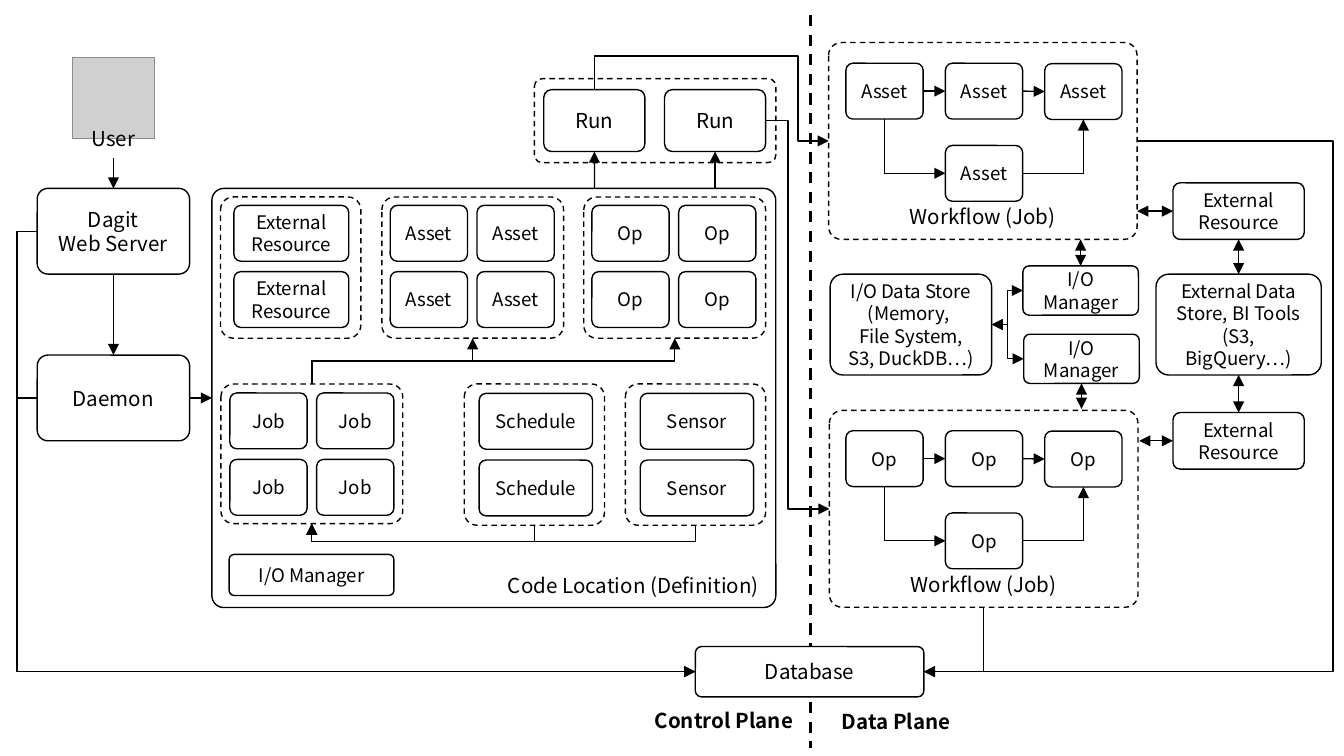
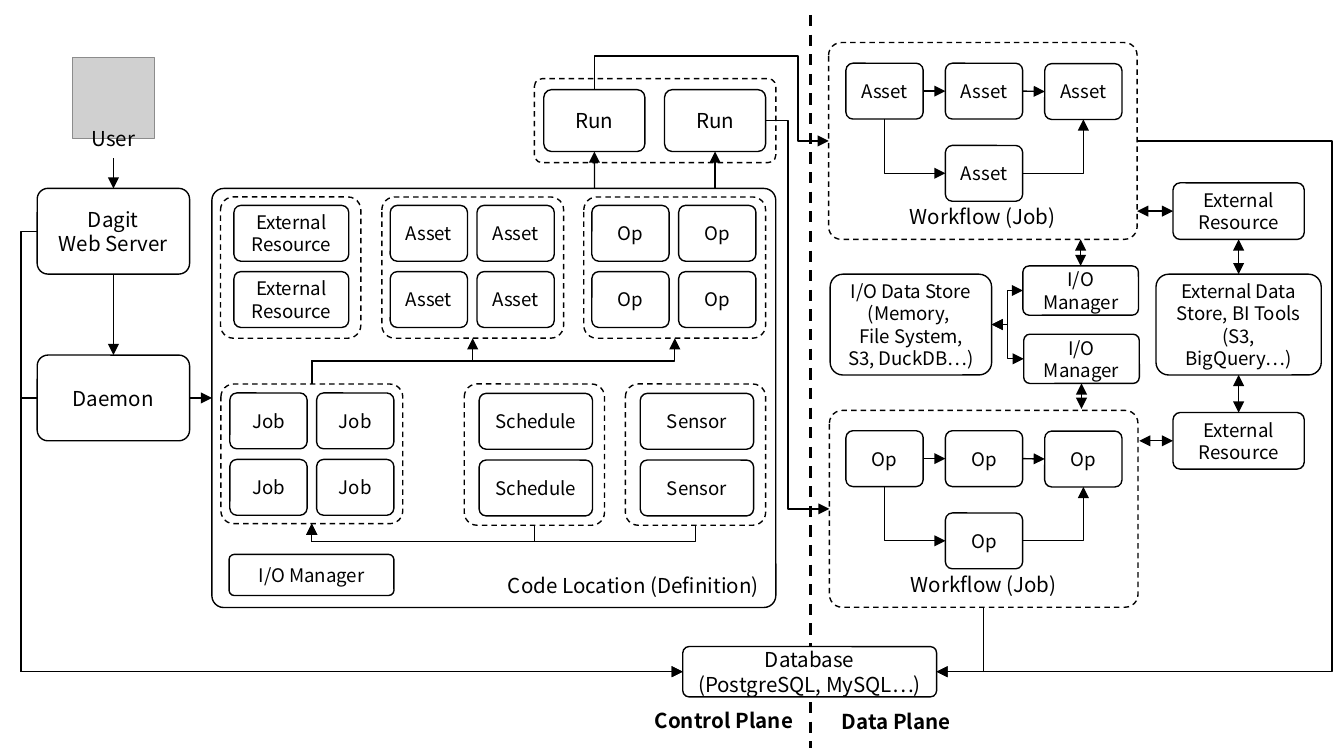
Before and after one commit to ssup2/blog-software, a slide deck: slide 1 of content/docs/theory-analysis/dagster-architecture/images/images.pptx. Drawn at 1344x756 pixels with LibreOffice and Linux fonts; fonts in the diff are those of the drawing; grey boxes stand for pictures. Boxes give left, top, right and bottom in pixels: in the first picture for what was removed or moved away, otherwise in the second. Text is boxed around its words. In the diff, an @@ line names an element or a change of style, - is before the commit and + after.

```diff
--- a/content/docs/theory-analysis/dagster-architecture/images/images.pptx
+++ b/content/docs/theory-analysis/dagster-architecture/images/images.pptx
@@ elbow arrow moved from (1137, 141) - (923, 672) to (1137, 141) - (937, 672) @@
@@ elbow arrow moved from (38, 231) - (695, 672) to (38, 231) - (683, 672) @@
@@ elbow arrow moved from (38, 398) - (695, 672) to (38, 398) - (683, 672) @@
@@ elbow arrow moved from (984, 607) - (923, 672) to (984, 607) - (937, 672) @@
@@ rounded rectangle "Database": place and size @@
-rounded rectangle "Database" at [695,646,923,696]
+rounded rectangle "Database" at [683,646,937,696]
@@ text in rounded rectangle at [698,675,921,697]: paragraph added @@
+(PostgreSQL, MySQL…)
```
Also in this commit, not shown: 1 other file.
